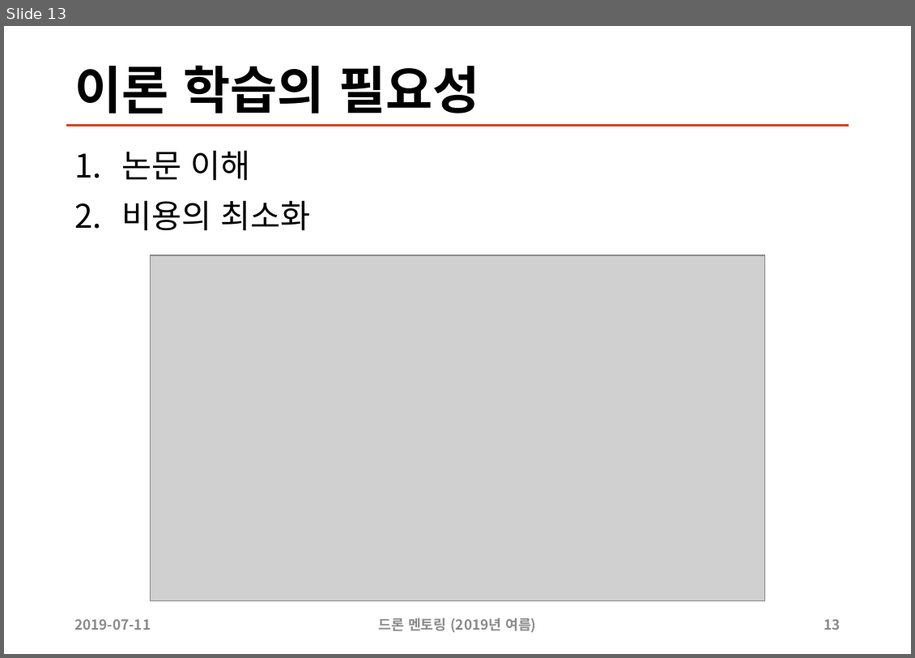
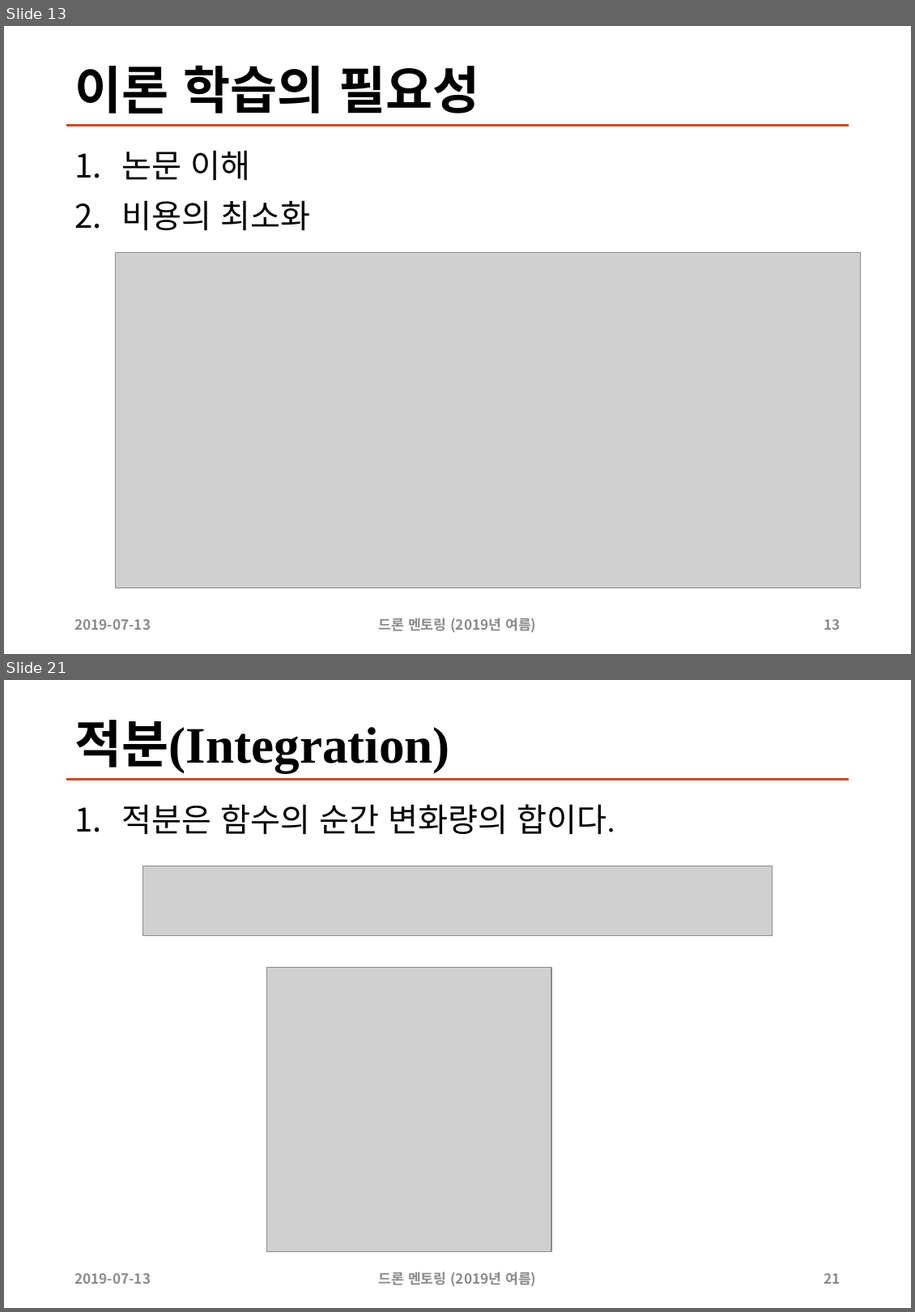
Before and after one commit to sunabove/drone_mentoring, a slide deck: 200 드론 멘토링 자율 비행 이론 V1.1.pptx. Shown one above the other, each under a label of ours: slide 13 before the commit, slides 13 and 21 after it; the slides between them are not shown. The pictures are 915x658 and 915x1312 pixels, drawn with LibreOffice and Linux fonts; fonts in the diff are those of the drawing; grey boxes stand for pictures. Boxes give left, top, right and bottom in pixels: in the first picture for what was removed or moved away, otherwise in the second. Text is boxed around its words. In the diff, an @@ line names an element or a change of style, - is before the commit and + after.

```diff
--- a/200 드론 멘토링 자율 비행 이론 V1.1.pptx
+++ b/200 드론 멘토링 자율 비행 이론 V1.1.pptx
@@ slide 21 added at (4, 680, 911, 1308), background #FFFFFF; not listed: 1 template element that a slide beside it also shows @@
@@ title added at (74, 720, 450, 774), 44 pt, text #000000, bold @@
+적분(Integration)
@@ text added at (122, 804, 616, 835), 28 pt, text #000000 @@
+1. 적분은 함수의 순간 변화량의 합이다.
@@ picture added at (143, 866, 772, 935) @@
@@ picture added at (267, 968, 552, 1252) @@
@@ text added at (74, 1273, 151, 1283), 12 pt, text #8C8C8C, bold @@
+2019-07-13
@@ text added at (379, 1271, 536, 1286), 12 pt, text #8C8C8C, bold @@
+드론 멘토링 (2019년 여름)
@@ page number added at (824, 1273, 840, 1283), 12 pt, text #8C8C8C, bold @@
+21
@@ slide 13 changed as well @@
@@ picture: place and size @@
-picture at (151, 255, 765, 600)
+picture at (116, 253, 861, 588)
@@ text at (74, 619, 151, 629): text changed @@
-2019-07-11
+2019-07-13
```
Also in this commit, not shown: 16 other slides changed, 13 other slides added, 52 other files.
